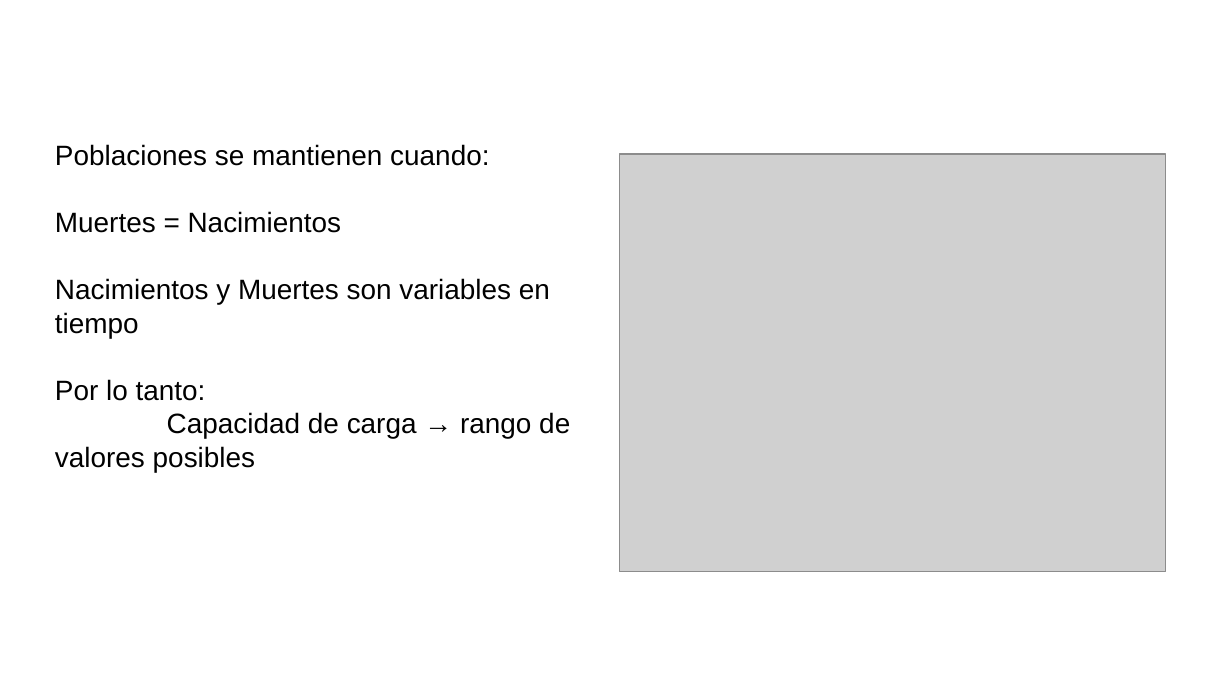
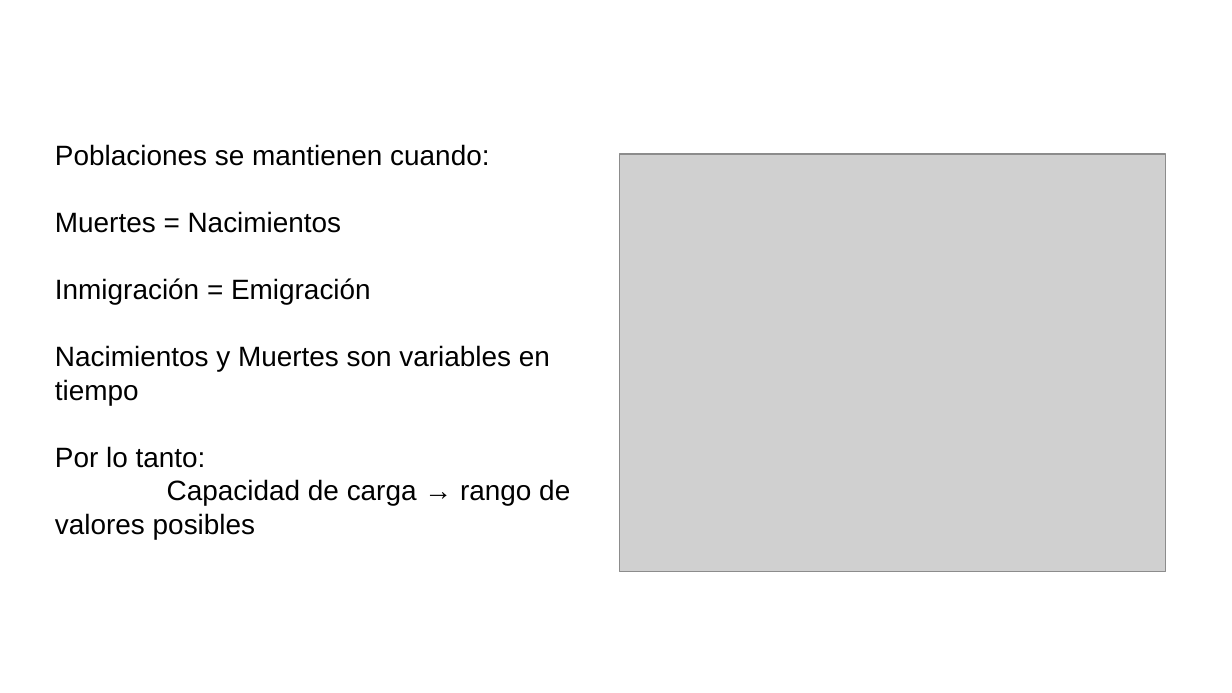
Before and after one commit to gerardommc/Ecologia-poblaciones, a slide deck: slide 2 of Unidad-2/Regulacion-poblaciones.odp. Drawn at 1232x693 pixels with LibreOffice and Linux fonts; fonts in the diff are those of the drawing; grey boxes stand for pictures. Boxes give left, top, right and bottom in pixels: in the first picture for what was removed or moved away, otherwise in the second. Text is boxed around its words. In the diff, an @@ line names an element or a change of style, - is before the commit and + after.

```diff
--- a/Unidad-2/Regulacion-poblaciones.odp
+++ b/Unidad-2/Regulacion-poblaciones.odp
@@ text at box(55, 278, 371, 304): paragraph added @@
+Inmigración = Emigración
```
Also in this commit, not shown: 1 slide added, 2 other files.
